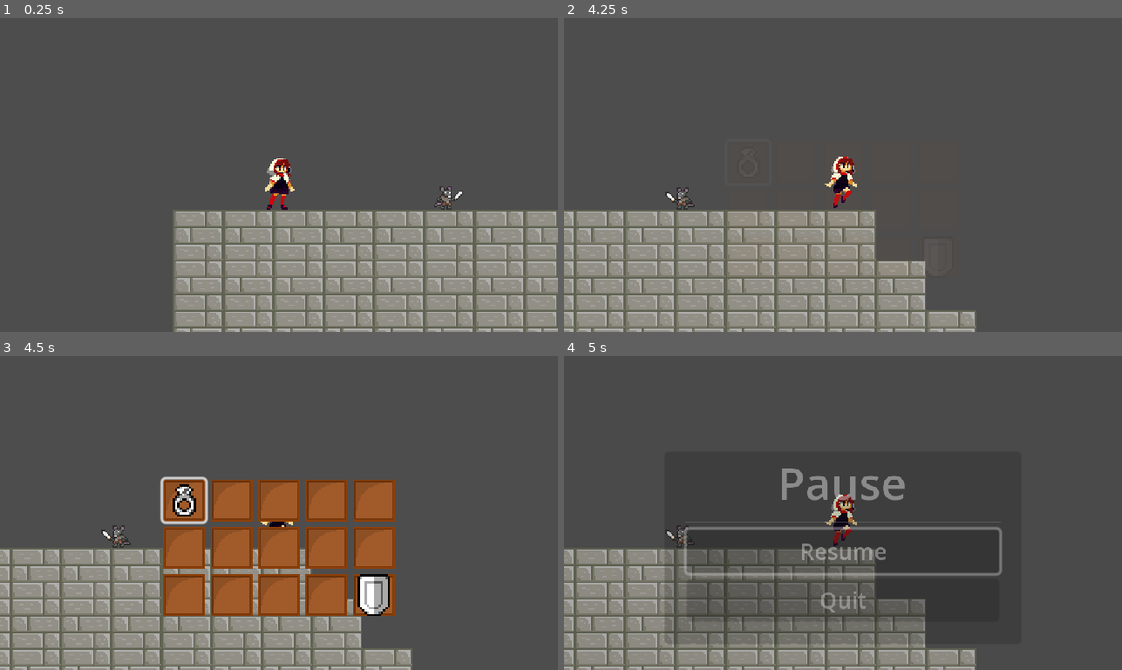
Above: before the commit, frames 1-4 (two rows, left to right).
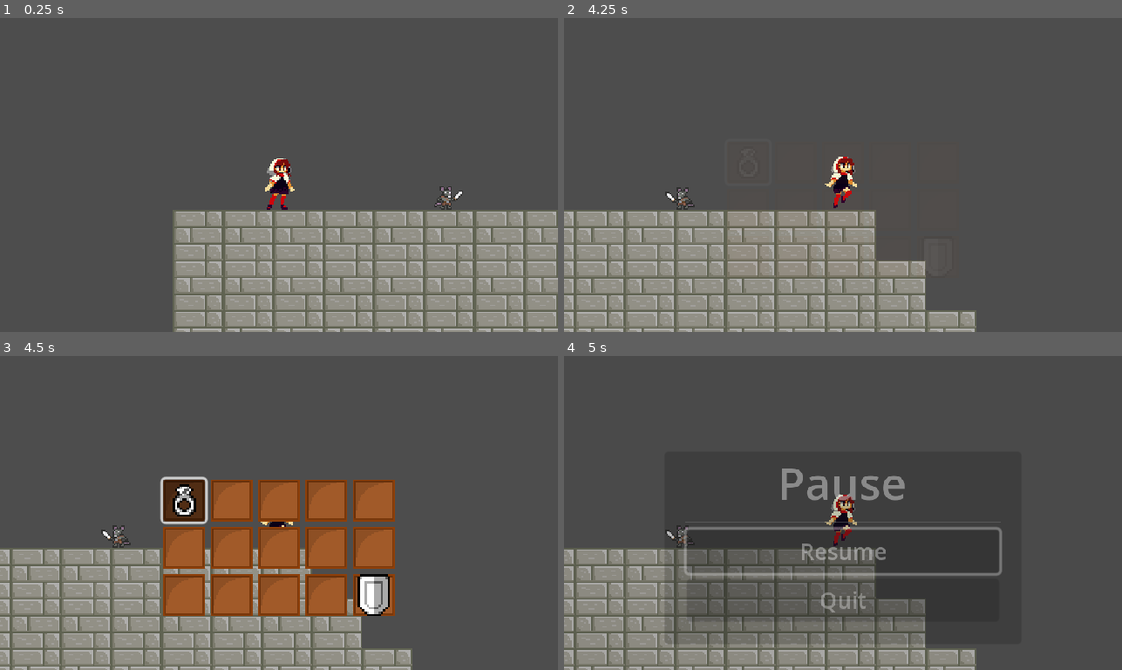
Above: after the commit, the same moments.

Repository: radagon828/GodotFourRepository
Game: Godot game, scene res://Scenes/Levels/DungeonOne.tscn
The game is run twice, just before and just after one commit, with the same random seed, the same clock (stepped at 60 frames per second) and the same inputs.
Inputs:
- Up to frame 1 (0.25 s): no input
- Up to frame 2 (4.25 s): hold D (move_right) 0.53-2.03 s; tap E (attack) at 0.6, 1.55, 2.1, 3.05, 3.6 s; tap Space (jump) at 0.77, 1.52, 3.02, 3.77 s; tap F (roll) at 0.8, 1.35, 2.3, 2.85, 3.8 s; hold A (move_left) 2.03-2.78 s; hold D (move_right) from 2.78 s (still down); tap Tab (open_inventory) at 4.15 s
- Up to frame 3 (4.5 s): release D (move_right) at 4.28 s; hold A (move_left) from 4.28 s (still down); tap F (roll) at 4.35 s
- Up to frame 4 (5 s): keep holding A (move_left); tap Space (jump) at 4.52 s; tap E (attack) at 4.55 s; tap Escape (ui_cancel) at 4.9 s

Frames 1-2 are identical in both runs. In frame 3, 0.7% of the frame differs, in the area x 29-37%, y 39-53%; in frame 4, nothing differs.

Commit message:
can now open seperate item options menu

Diff:
--- a/DemonASpect/Scenes/Player/Player.gd
+++ b/DemonASpect/Scenes/Player/Player.gd
@@ -31,7 +31,7 @@
 @export var attackQueued = false
 @export var cancelable = false
 @export var animationFinished = false
-# velcoity is a predefined variable in godot 4
+# velocity is a predefined variable in godot 4
 @onready var animationPlayer: AnimationPlayer = $PlayerAnimations
 @onready var animationTree: AnimationTree = $AnimationTree
 @onready var playerSprite: Sprite2D = $PlayerSprite
@@ -263,14 +263,6 @@
 			airLeafSprite.position.x = 29
 			hitBox.position.x = 32
 
-#func _unhandled_input(event: InputEvent) -> void:
-#	if event.is_action_pressed("ui_cancel"):
-#		$PauseMenu.pause()
-#	if event.is_action_pressed("open_inventory"):
-#		$InventoryMenu.open_inventory()
-#		if $PauseMenu.paused == true:
-#			$PauseMenu.hide()
-
 func debug():
 	pass
 #	print($AnimationTree.get("parameters/movement/current_state"))
--- a/DemonASpect/Scenes/UIElements/InventoryMenu/InventoryMenu.gd
+++ b/DemonASpect/Scenes/UIElements/InventoryMenu/InventoryMenu.gd
@@ -6,7 +6,7 @@
 var opened: bool = false
 
 func close_inventory():
-	animatorItem.play("InventoryCLose")
+	animatorItem.play("InventoryClose")
 	get_tree().paused = false
 	self.hide()
 	opened = false
--- a/DemonASpect/Scenes/UIElements/InventoryMenu/ItemDisplay.gd
+++ b/DemonASpect/Scenes/UIElements/InventoryMenu/ItemDisplay.gd
@@ -10,7 +10,9 @@
 	for item_index in inventory.items.size():
 		var selectableItemSlot = get_child(item_index)
 		selectableItemSlot.selection_made.connect(prepare_to_swap)
+		selectableItemSlot.itemOptionsOpened.connect(on_item_options_opened)
 
+#adds item slot to an index, if the index has two items the position of the two items will swap
 func prepare_to_swap():
 	swapIndexes.clear()
 	for item_index in inventory.items.size():
@@ -41,3 +43,11 @@
 func _on_items_changed(indexes):
 	for item_index in indexes:
 		update_inventory_slot_display(item_index)
+
+
+func on_item_options_opened():
+	pass
+	print("done")
+	for item_index in inventory.items.size():
+		var selectableItemSlot = get_child(item_index)
+		selectableItemSlot.focus_mode = Control.FOCUS_NONE
--- a/DemonASpect/Scenes/UIElements/InventoryMenu/item_display.tscn
+++ b/DemonASpect/Scenes/UIElements/InventoryMenu/item_display.tscn
@@ -9,45 +9,60 @@
 
 [node name="SelectableItemSlot" parent="." instance=ExtResource("2_nwt6j")]
 layout_mode = 2
+is_selected = false
 
 [node name="SelectableItemSlot2" parent="." instance=ExtResource("2_nwt6j")]
 layout_mode = 2
+is_selected = false
 
 [node name="SelectableItemSlot3" parent="." instance=ExtResource("2_nwt6j")]
 layout_mode = 2
+is_selected = false
 
 [node name="SelectableItemSlot4" parent="." instance=ExtResource("2_nwt6j")]
 layout_mode = 2
+is_selected = false
 
 [node name="SelectableItemSlot5" parent="." instance=ExtResource("2_nwt6j")]
 layout_mode = 2
+is_selected = false
 
 [node name="SelectableItemSlot6" parent="." instance=ExtResource("2_nwt6j")]
 layout_mode = 2
+is_selected = false
 
 [node name="SelectableItemSlot7" parent="." instance=ExtResource("2_nwt6j")]
 layout_mode = 2
+is_selected = false
 
 [node name="SelectableItemSlot8" parent="." instance=ExtResource("2_nwt6j")]
 layout_mode = 2
+is_selected = false
 
 [node name="SelectableItemSlot9" parent="." instance=ExtResource("2_nwt6j")]
 layout_mode = 2
+is_selected = false
 
 [node name="SelectableItemSlot10" parent="." instance=ExtResource("2_nwt6j")]
 layout_mode = 2
+is_selected = false
 
 [node name="SelectableItemSlot11" parent="." instance=ExtResource("2_nwt6j")]
 layout_mode = 2
+is_selected = false
 
 [node name="SelectableItemSlot12" parent="." instance=ExtResource("2_nwt6j")]
 layout_mode = 2
+is_selected = false
 
 [node name="SelectableItemSlot13" parent="." instance=ExtResource("2_nwt6j")]
 layout_mode = 2
+is_selected = false
 
 [node name="SelectableItemSlot14" parent="." instance=ExtResource("2_nwt6j")]
 layout_mode = 2
+is_selected = false
 
 [node name="SelectableItemSlot15" parent="." instance=ExtResource("2_nwt6j")]
 layout_mode = 2
+is_selected = false
--- a/DemonASpect/Scenes/UIElements/InventoryMenu/selectable_item_slot.gd
+++ b/DemonASpect/Scenes/UIElements/InventoryMenu/selectable_item_slot.gd
@@ -4,15 +4,24 @@
 
 @onready var itemTextureRect = $ItemTexture
 @onready var selectedTexture = $TextureRect
+
+@onready var itemOptions = $ItemOptions
+
 @export var is_selected = false
 
 signal selection_made
+signal itemOptionsOpened
 # Called when the node enters the scene tree for the first time.
 func _ready():
 	button_down.connect(_on_button_down)
+	itemOptions.hide()
 
+#changed background color of selected button
 func _physics_process(delta: float):
 	selectedTexture.modulate = Color(0, 0, 0, .5) if is_selected else Color(0, 0, 0, 0)
+	if self.has_focus() == true && Input.is_action_just_pressed("roll"): swap_select()
+	if Input.is_action_just_pressed("attack"):
+		pass
 
 func display_item(item):
 	if item is Item:
@@ -20,9 +29,15 @@
 	else:
 		itemTextureRect.texture = null
 
-func _on_button_down():
+func swap_select():
 	is_selected = !is_selected
 	var my_item_index = get_index()
 	emit_signal("selection_made")
 	var my_item = inventory.items[my_item_index]
 	inventory.drag_data = null
+
+func _on_button_down():
+	if self.has_focus():
+		itemOptions.show()
+		itemOptions.get_child(0).grab_focus()
+		emit_signal("itemOptionsOpened")
--- a/DemonASpect/Scenes/UIElements/InventoryMenu/selectable_item_slot.tscn
+++ b/DemonASpect/Scenes/UIElements/InventoryMenu/selectable_item_slot.tscn
@@ -1,9 +1,13 @@
-[gd_scene load_steps=5 format=3]
+[gd_scene load_steps=7 format=3 uid="uid://q21wi5p2dkbf"]
 
 [ext_resource type="Texture2D" uid="uid://chfppsj6sxdpr" path="res://Sprites/ItemSlot.png" id="1_vn6ve"]
 [ext_resource type="Script" path="res://Scenes/UIElements/InventoryMenu/selectable_item_slot.gd" id="2_cnkos"]
+[ext_resource type="FontFile" uid="uid://celi3giynqb62" path="res://Scenes/UIElements/Inventory/SuperLegendBoy-4w8Y.ttf" id="3_1f8ed"]
 
 [sub_resource type="StyleBoxTexture" id="StyleBoxTexture_kfssn"]
+texture = ExtResource("1_vn6ve")
+
+[sub_resource type="StyleBoxTexture" id="StyleBoxTexture_mm5a0"]
 texture = ExtResource("1_vn6ve")
 
 [sub_resource type="CanvasTexture" id="CanvasTexture_08yun"]
@@ -12,6 +16,7 @@
 [node name="SelectableItemSlot" type="Button"]
 custom_minimum_size = Vector2(30, 30)
 theme_override_styles/normal = SubResource("StyleBoxTexture_kfssn")
+theme_override_styles/disabled = SubResource("StyleBoxTexture_mm5a0")
 action_mode = 0
 script = ExtResource("2_cnkos")
 
@@ -30,3 +35,30 @@
 anchor_bottom = 1.0
 grow_horizontal = 2
 grow_vertical = 2
+
+[node name="ItemOptions" type="GridContainer" parent="."]
+z_index = 1
+layout_mode = 0
+offset_left = 30.0
+offset_top = 18.0
+offset_right = 191.0
+offset_bottom = 140.0
+scale = Vector2(0.239999, 0.239999)
+
+[node name="Use" type="Button" parent="ItemOptions"]
+layout_mode = 2
+theme_override_fonts/font = ExtResource("3_1f8ed")
+theme_override_font_sizes/font_size = 27
+text = "Use"
+
+[node name="Drop" type="Button" parent="ItemOptions"]
+layout_mode = 2
+theme_override_fonts/font = ExtResource("3_1f8ed")
+theme_override_font_sizes/font_size = 27
+text = "Drop"
+
+[node name="Examine" type="Button" parent="ItemOptions"]
+layout_mode = 2
+theme_override_fonts/font = ExtResource("3_1f8ed")
+theme_override_font_sizes/font_size = 27
+text = "Examine"
Not shown: 1 places in DemonASpect/Scenes/UIElements/InventoryMenu/item_display.tscn that only renumber resources
